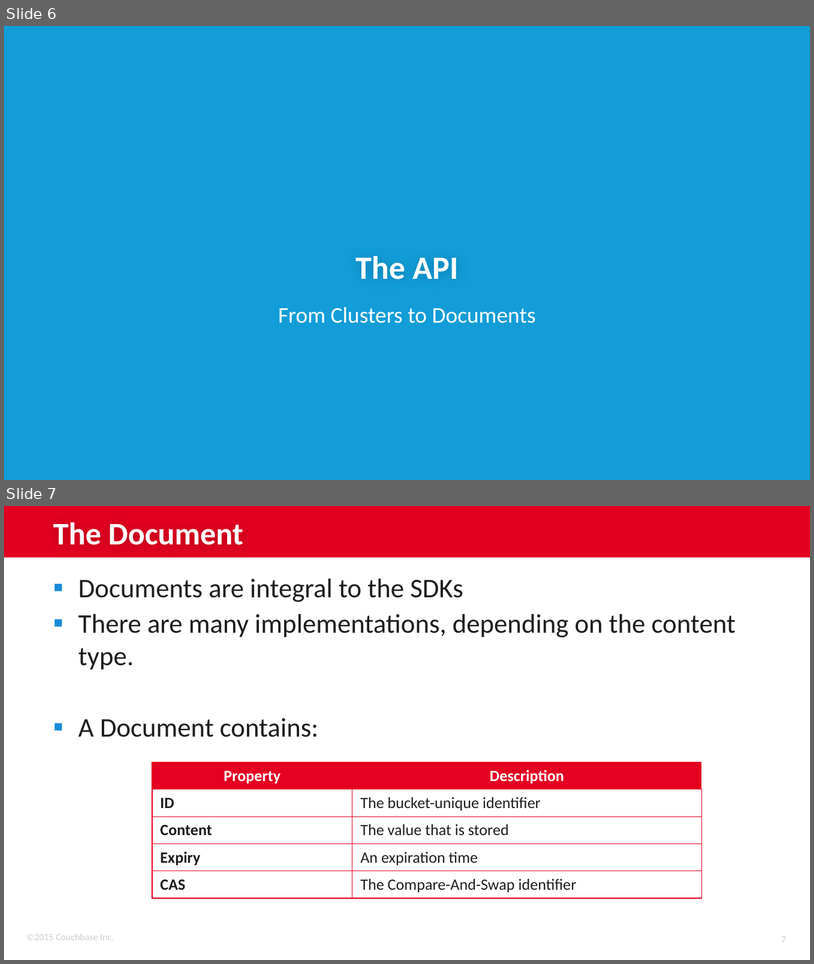
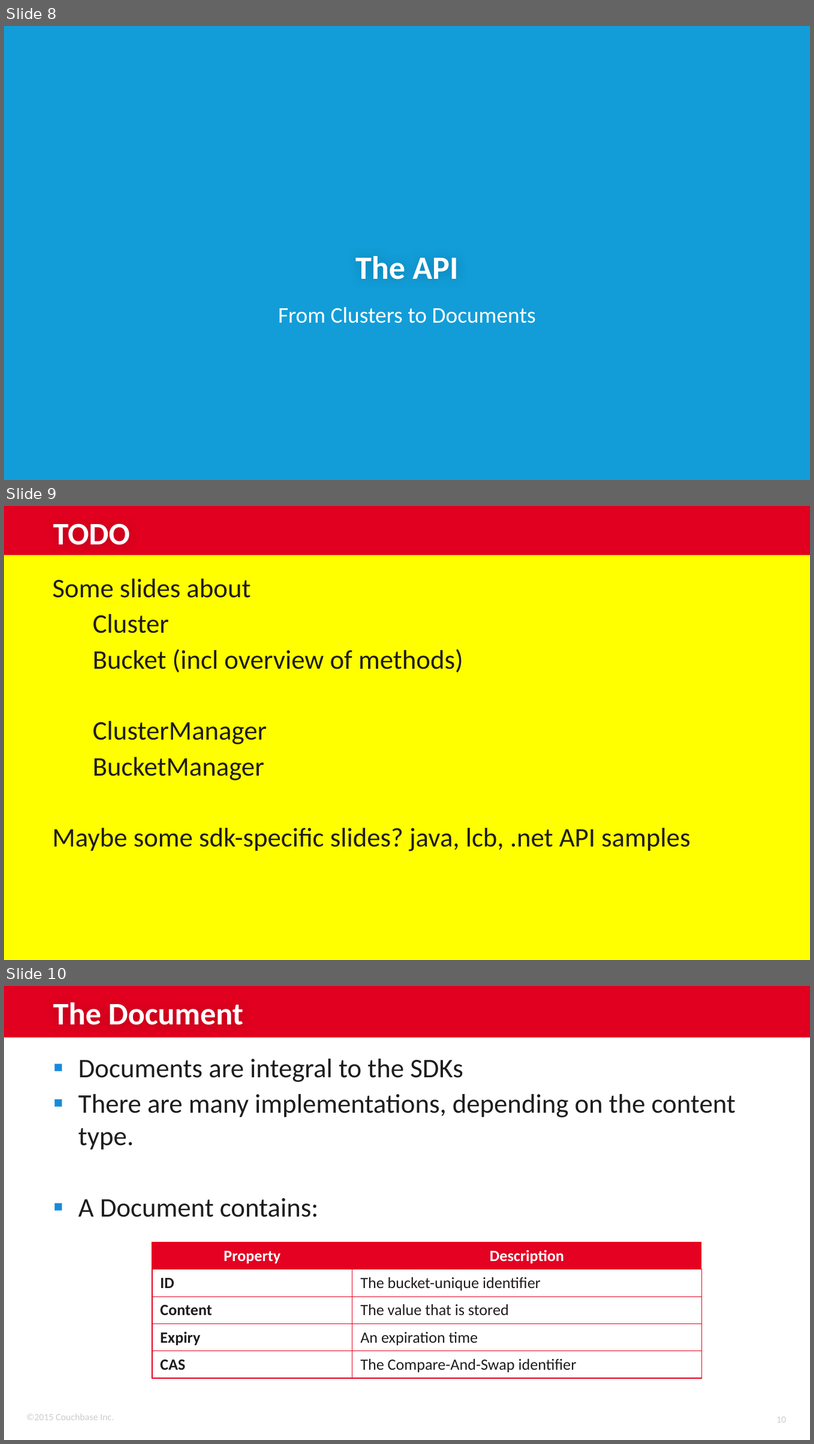
Before and after one commit to subalakr/workshop, a slide deck: server/presentations/02_SDKs.pptx. Shown one above the other, each under a label of ours: slides 6 and 7 before the commit, slides 8, 9 and 10 after it. The pictures are 814x964 and 814x1444 pixels, drawn with LibreOffice and Linux fonts; fonts in the diff are those of the drawing; background and template pictures are left out. Boxes give left, top, right and bottom in pixels: in the first picture for what was removed or moved away, otherwise in the second. Text is boxed around its words. In the diff, an @@ line names an element or a change of style, - is before the commit and + after.

Commit message:
adding todo slides on content to add

```diff
--- a/server/presentations/02_SDKs.pptx
+++ b/server/presentations/02_SDKs.pptx
@@ slide 9 added at (x1=4, y1=506, x2=810, y2=960), background #FFFFFF; not listed: 1 template element that a slide beside it also shows @@
@@ title added at (x1=53, y1=523, x2=130, y2=545), 28 pt, text #FFFFFF, bold @@
+TODO
@@ rectangle added at (x1=4, y1=555, x2=810, y2=960), fill #FFFF00 @@
@@ text added at (x1=53, y1=579, x2=690, y2=851), 24 pt, text #1E1C1C @@
+Some slides about
+Cluster
+Bucket (incl overview of methods)
+ClusterManager
+BucketManager
+Maybe some sdk-specific slides? java, lcb, .net API samples
@@ what was slide 6 is now slide 8 @@
@@ what was slide 7 is now slide 10 @@
@@ page number at (x1=777, y1=1416, x2=786, y2=1422): text changed @@
-7
+10
```
Also in this commit, not shown: 2 other slides added.
